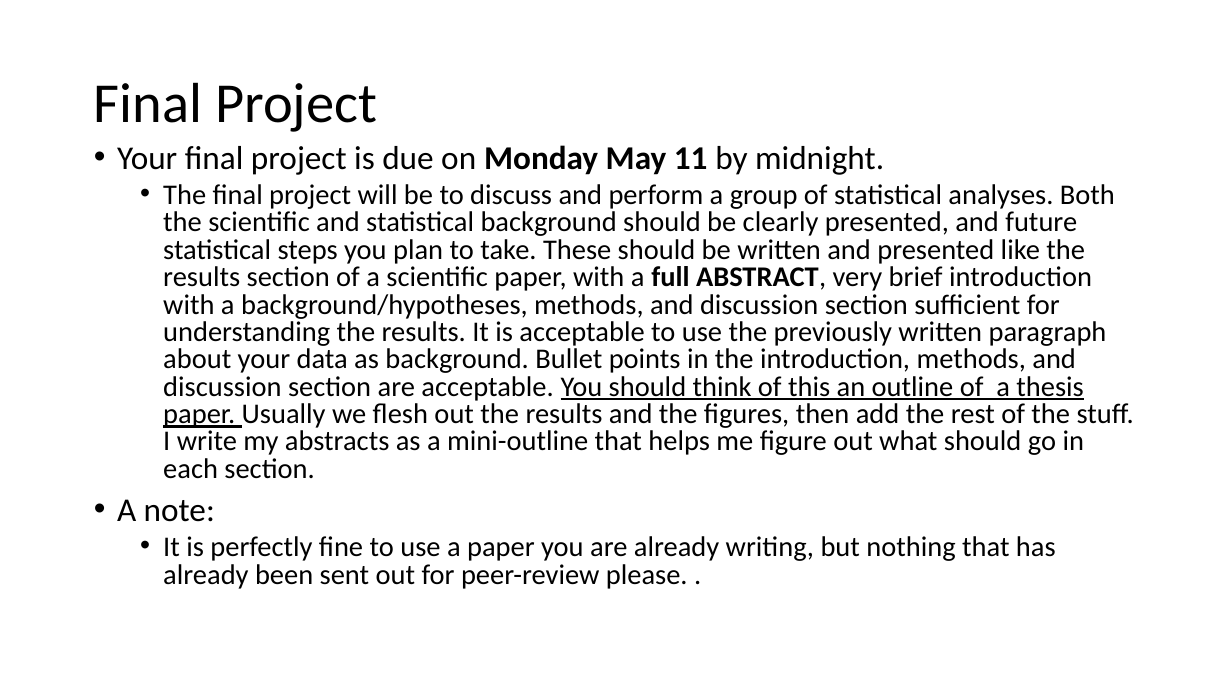
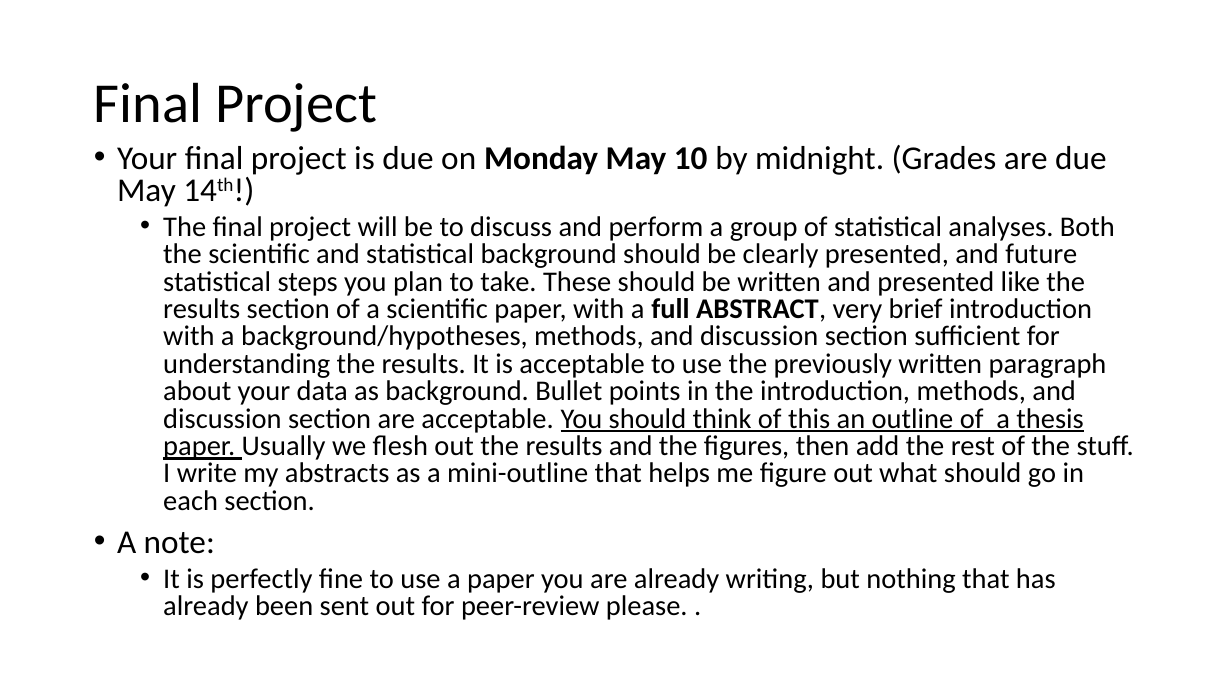
Before and after one commit to VTQuantMethodsEEB/klangwig, a slide deck: slide 4 of lectures/week_10_glms/le10_glms.pptx (slide 3 before the commit). Drawn at 1232x693 pixels with LibreOffice and Linux fonts; fonts in the diff are those of the drawing. Boxes give left, top, right and bottom in pixels: in the first picture for what was removed or moved away, otherwise in the second. Text is boxed around its words. In the diff, an @@ line names an element or a change of style, - is before the commit and + after.

```diff
--- a/lectures/week_10_glms/le10_glms.pptx
+++ b/lectures/week_10_glms/le10_glms.pptx
@@ text at (117,145,1106,207): text changed @@
-• Your final project is due on Monday May 11 by midnight.
+• Your final project is due on Monday May 10 by midnight. (Grades are due May 14th!)
```
Also in this commit, not shown: 5 other slides changed, 8 slides added, 1 other file.
